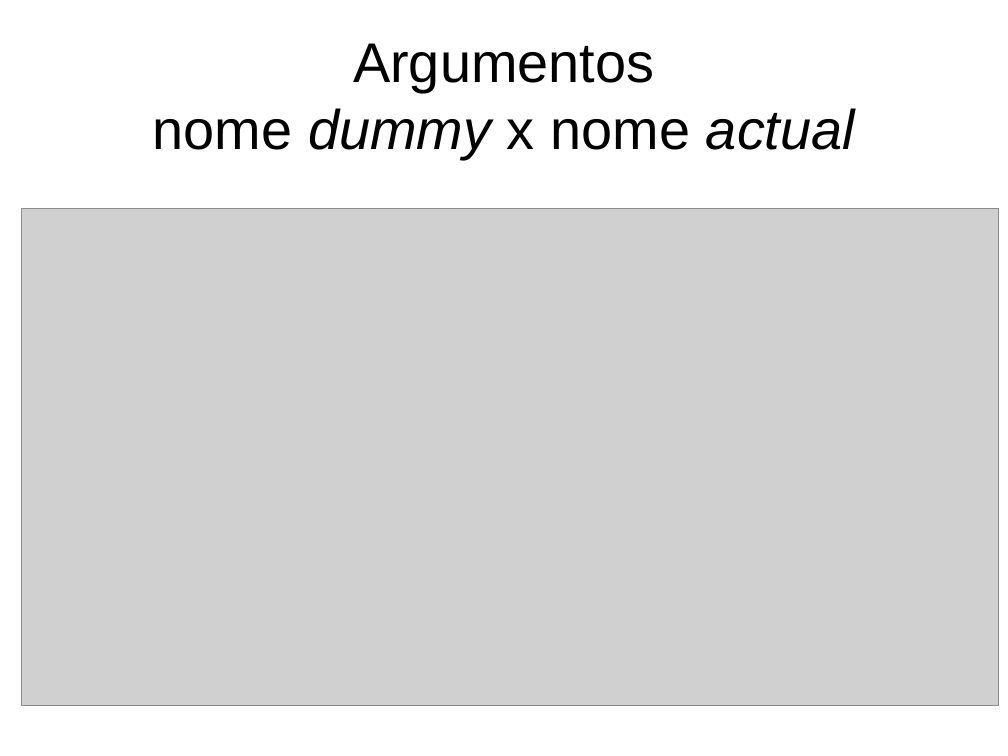
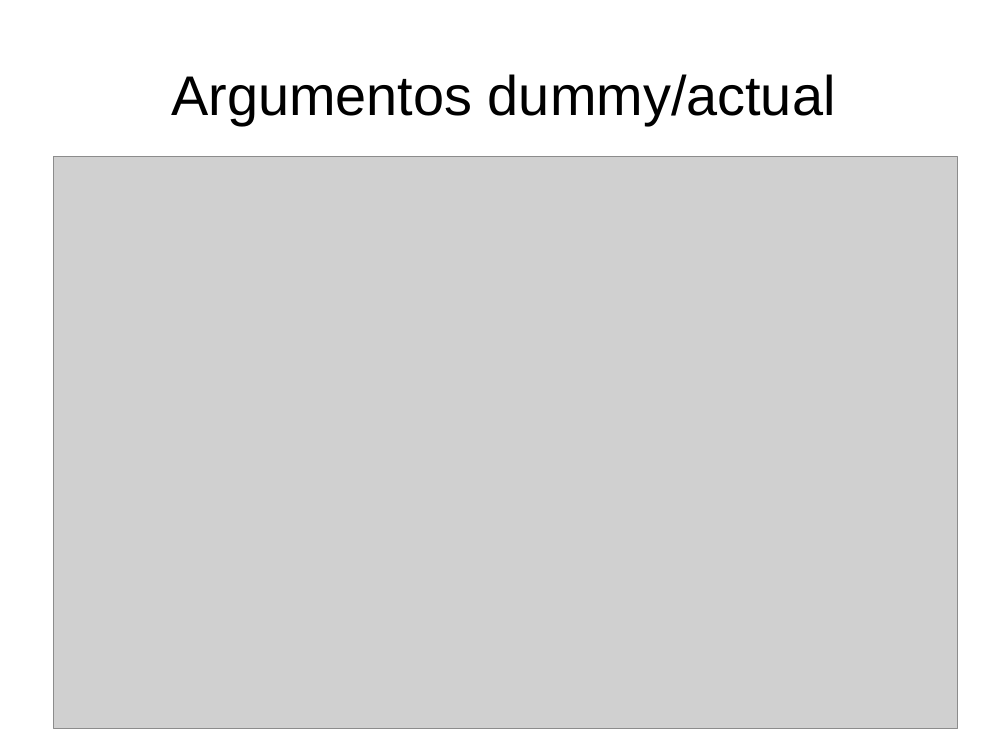
Before and after one commit to iurisegtovich/EQE359_Termodinamica_I, a slide deck: slide 4 of _arquivos_office/material_didatico/curso_parte2D_logica_e_sintaxe_DEF_FUNCOES.odp (slide 3 before the commit). Drawn at 1008x756 pixels with LibreOffice and Linux fonts; fonts in the diff are those of the drawing; grey boxes stand for pictures. Boxes give left, top, right and bottom in pixels: in the first picture for what was removed or moved away, otherwise in the second. Text is boxed around its words. In the diff, an @@ line names an element or a change of style, - is before the commit and + after.

```diff
--- a/_arquivos_office/material_didatico/curso_parte2D_logica_e_sintaxe_DEF_FUNCOES.odp
+++ b/_arquivos_office/material_didatico/curso_parte2D_logica_e_sintaxe_DEF_FUNCOES.odp
@@ title at (x1=171, y1=74, x2=836, y2=125): text changed @@
-Argumentos
-nome dummy x nome actual
+Argumentos dummy/actual
@@ picture resized from (x1=22, y1=209, x2=1000, y2=705) to (x1=54, y1=156, x2=958, y2=729) @@
```
Also in this commit, not shown: 1 other slide changed, 5 slides added, 2 slides removed, 12 other files.
